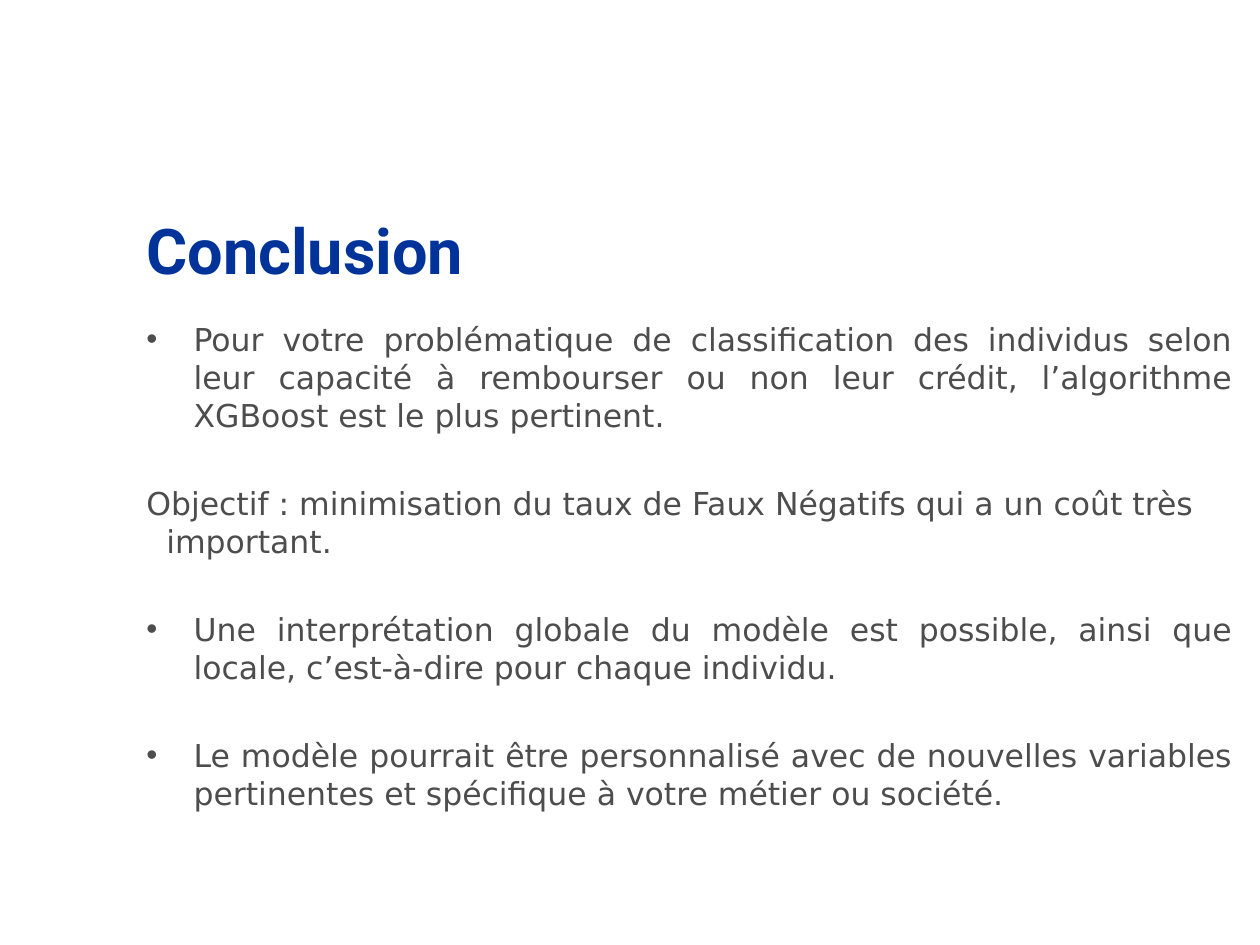
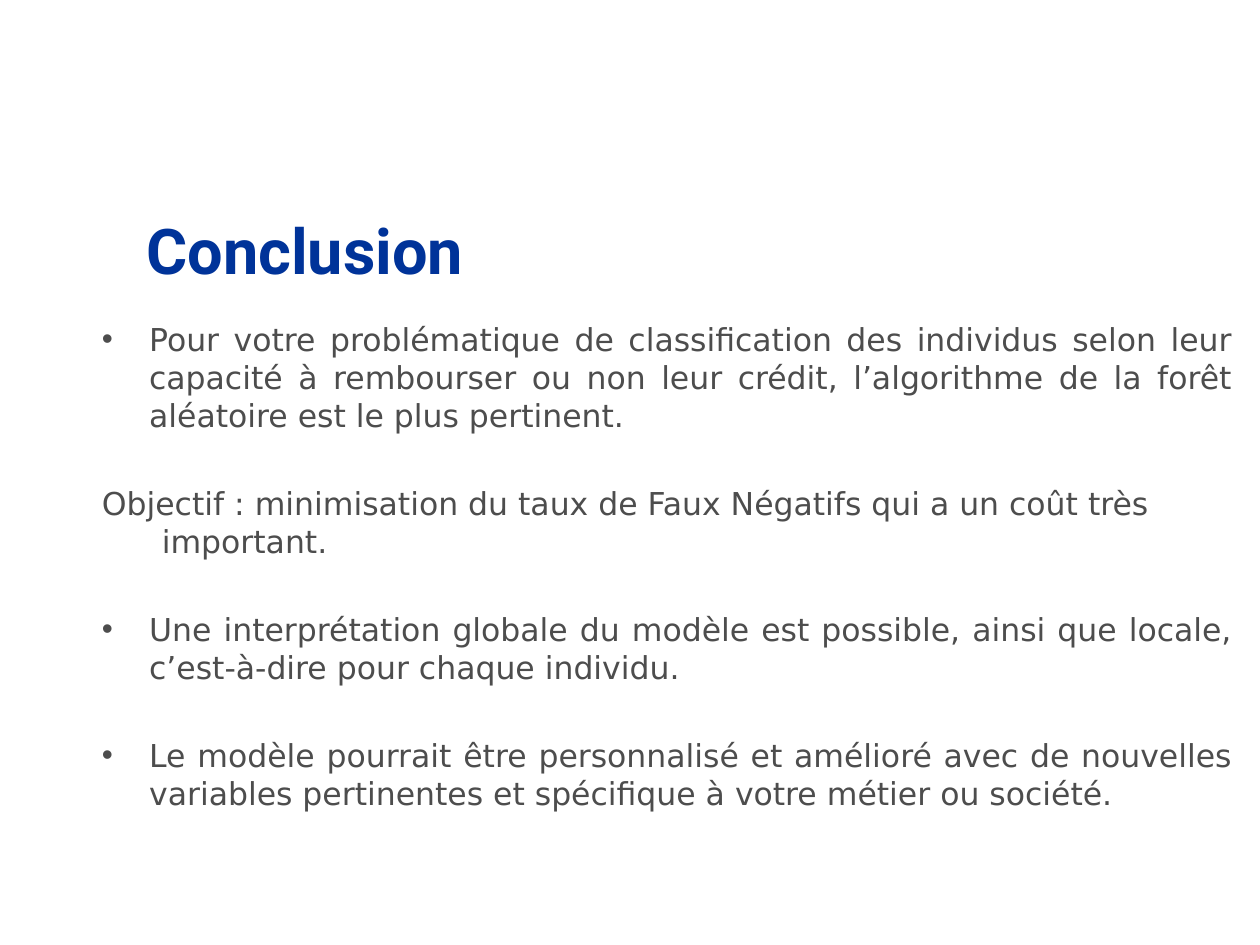
Before and after one commit to CelineLesur/OCR_IAEngineer_Projet4, a slide deck: slide 18 of LESUR_Céline_2_presentation_21062024_P4.pptx. Drawn at 1260x945 pixels with LibreOffice and Linux fonts; fonts in the diff are those of the drawing; background and template pictures are left out. Boxes give left, top, right and bottom in pixels: in the first picture for what was removed or moved away, otherwise in the second. Text is boxed around its words. In the diff, an @@ line names an element or a change of style, - is before the commit and + after.

```diff
--- a/LESUR_Céline_2_presentation_21062024_P4.pptx
+++ b/LESUR_Céline_2_presentation_21062024_P4.pptx
@@ text "Pour votre problématique de classification ..." moved from (x1=146, y1=326, x2=1232, y2=812) to (x1=102, y1=326, x2=1232, y2=812) @@
@@ text at (x1=149, y1=326, x2=1232, y2=434): text changed @@
-• Pour votre problématique de classification des individus selon leur capacité à rembourser ou non leur crédit, l’algorithme XGBoost est le plus pertinent.
+• Pour votre problématique de classification des individus selon leur capacité à rembourser ou non leur crédit, l’algorithme de la forêt aléatoire est le plus pertinent.
@@ text at (x1=102, y1=490, x2=1148, y2=560): indent changed @@
@@ text at (x1=149, y1=742, x2=1231, y2=812): text changed @@
-• Le modèle pourrait être personnalisé avec de nouvelles variables pertinentes et spécifique à votre métier ou société.
+• Le modèle pourrait être personnalisé et amélioré avec de nouvelles variables pertinentes et spécifique à votre métier ou société.
```
Also in this commit, not shown: 13 other slides changed, 1 slide added, 1 slide removed.
